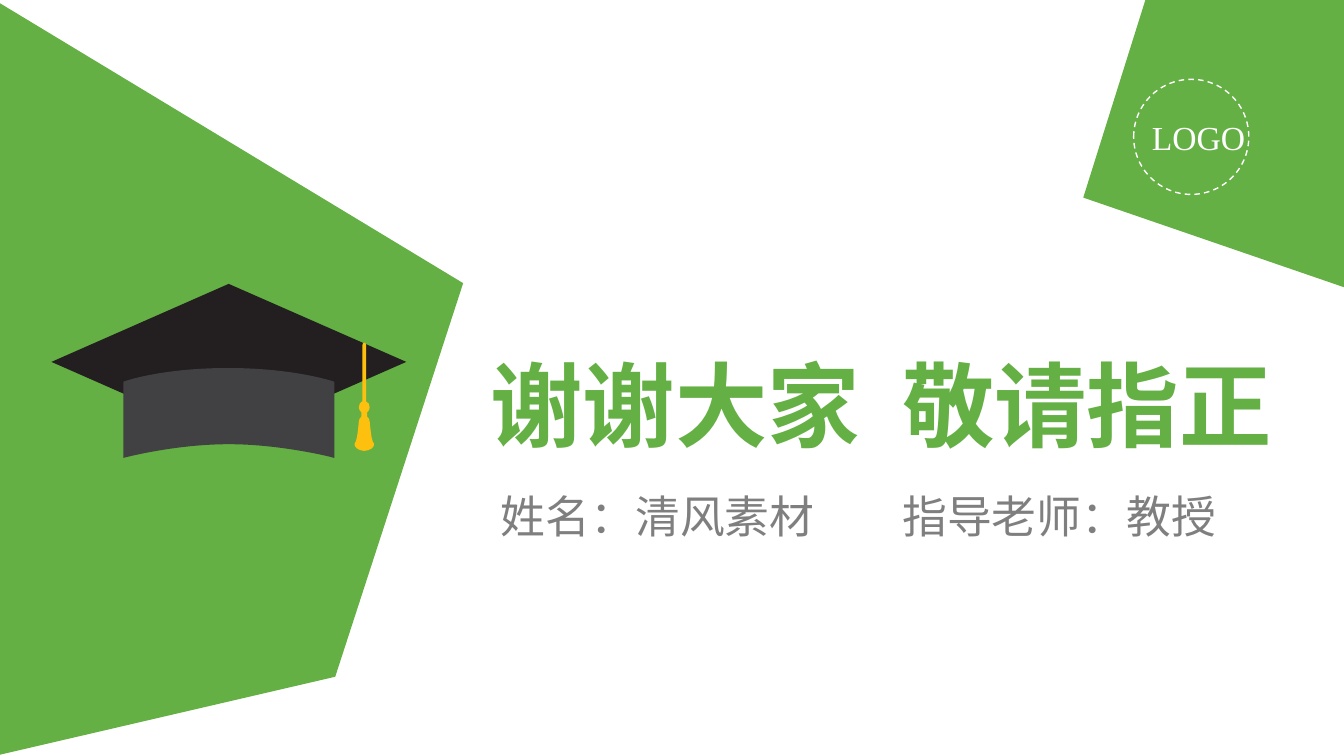
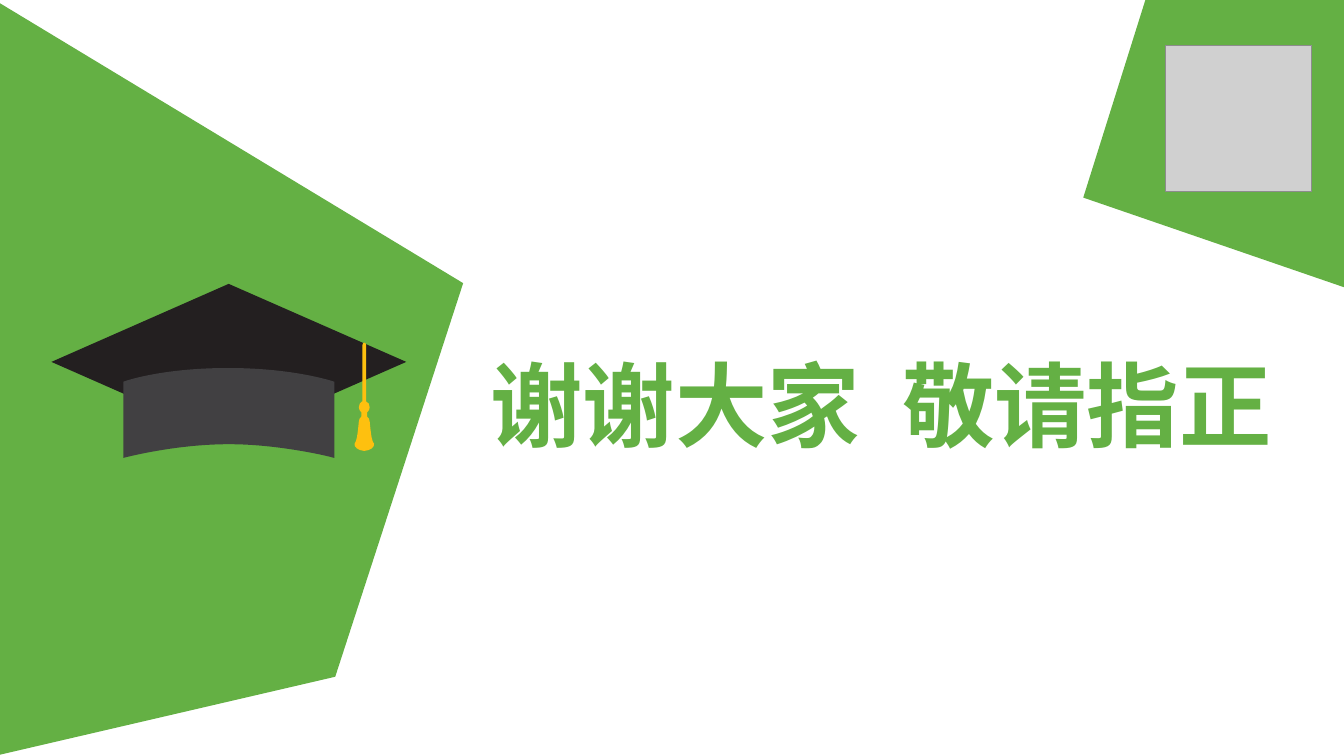
Before and after one commit to RyanWangg/FinalPaper, a slide deck: slide 14 of 毕业论文答辩展示.ppt (slide 21 before the commit). Drawn at 1344x756 pixels with LibreOffice and Linux fonts; fonts in the diff are those of the drawing; grey boxes stand for pictures; background and template pictures are left out. Boxes give left, top, right and bottom in pixels: in the first picture for what was removed or moved away, otherwise in the second. Text is boxed around its words. In the diff, an @@ line names an element or a change of style, - is before the commit and + after.

```diff
--- a/毕业论文答辩展示.ppt
+++ b/毕业论文答辩展示.ppt
@@ picture added at <box>1166,45,1312,191</box> @@
@@ ellipse removed at <box>1133,80,1248,194</box> @@
@@ text removed at <box>1152,127,1245,151</box> @@
-LOGO
@@ text removed at <box>501,495,815,537</box> @@
-姓名：清风素材
@@ text removed at <box>902,495,1216,537</box> @@
-指导老师：教授
```
Also in this commit, not shown: 3 other slides changed, 8 slides added, 15 slides removed.
